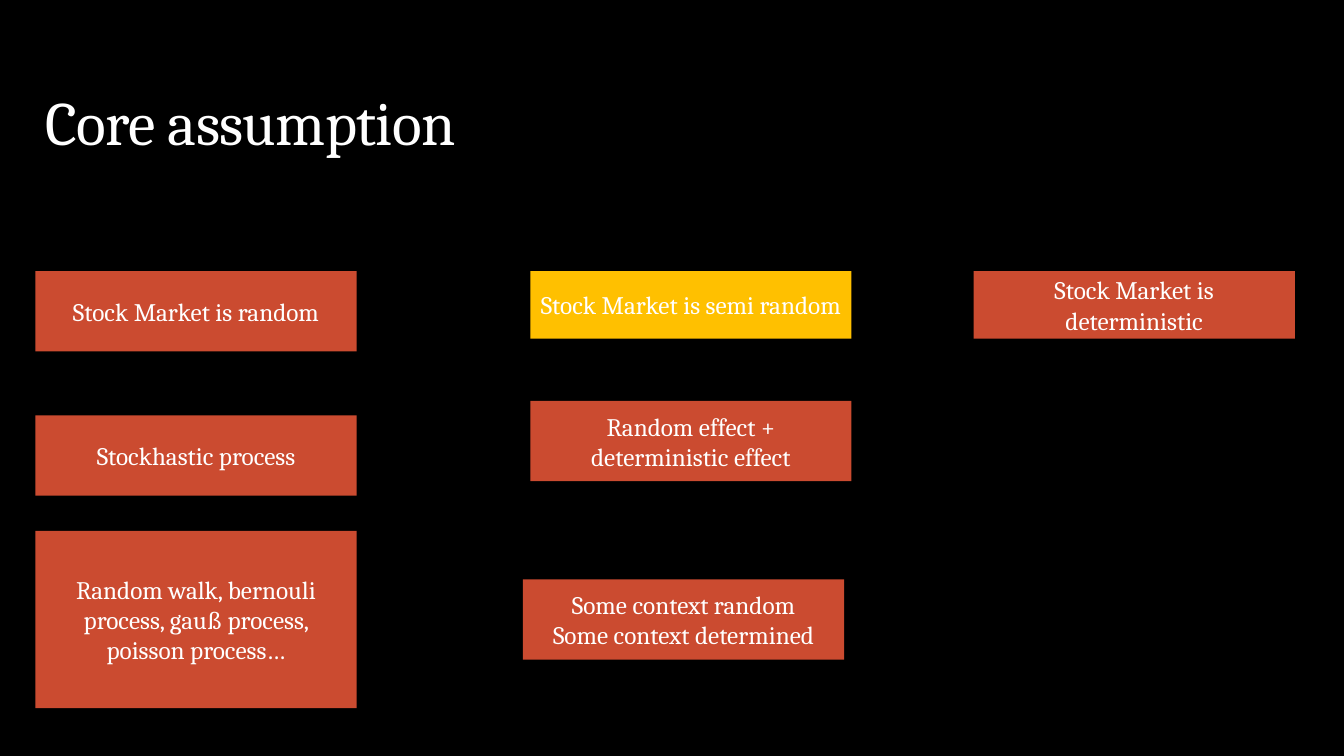
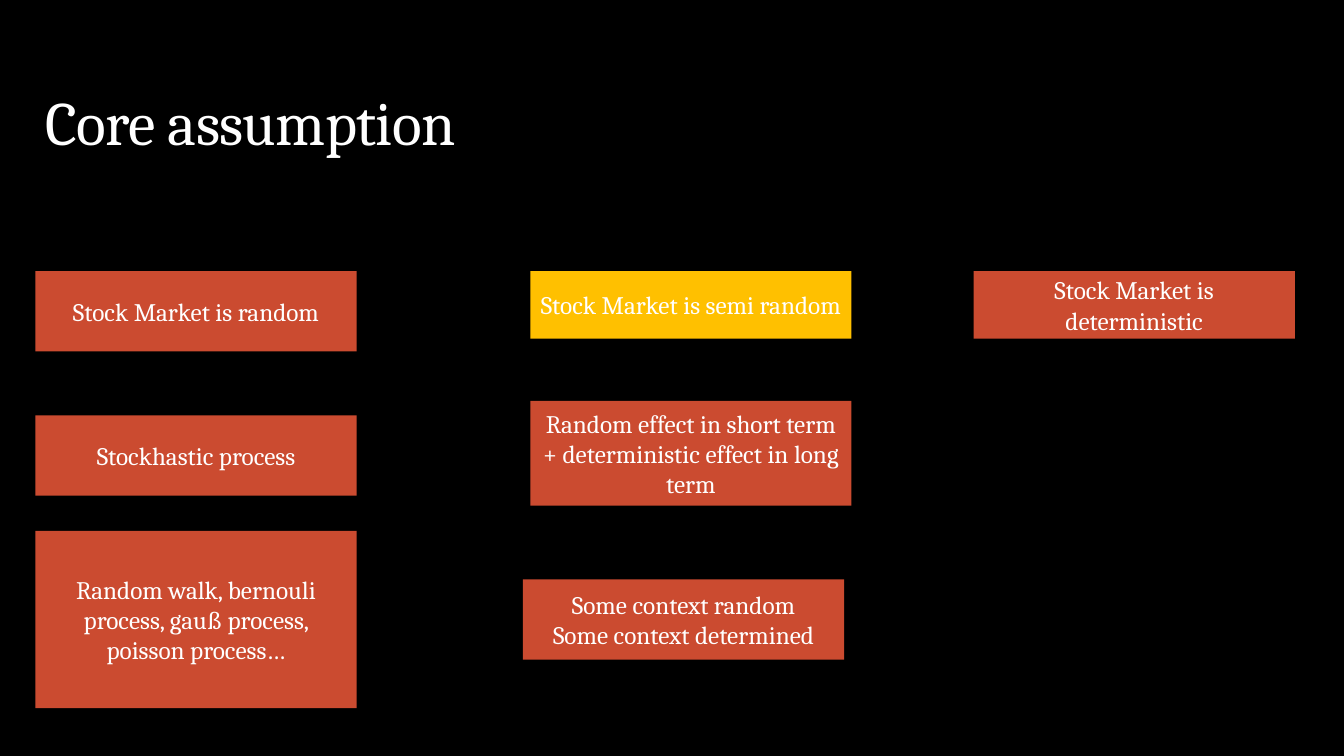
Before and after one commit to webclinic017/Stock-5, a slide deck: slide 20 of Doc/All-In-One.pptx (slide 13 before the commit). Drawn at 1344x756 pixels with LibreOffice and Linux fonts; fonts in the diff are those of the drawing. Boxes give left, top, right and bottom in pixels: in the first picture for what was removed or moved away, otherwise in the second. Text is boxed around its words. In the diff, an @@ line names an element or a change of style, - is before the commit and + after.

```diff
--- a/Doc/All-In-One.pptx
+++ b/Doc/All-In-One.pptx
@@ rectangle "Random effect in short term ...": place and size @@
-rectangle "Random effect in short term ..." at box(530, 401, 852, 482)
+rectangle "Random effect in short term ..." at box(530, 401, 852, 506)
@@ text in rectangle at box(546, 415, 839, 494): text changed @@
-Random effect + deterministic effect
+Random effect in short term + deterministic effect in long term
```
Also in this commit, not shown: 2 other slides changed, 7 slides added, 7 other files.
